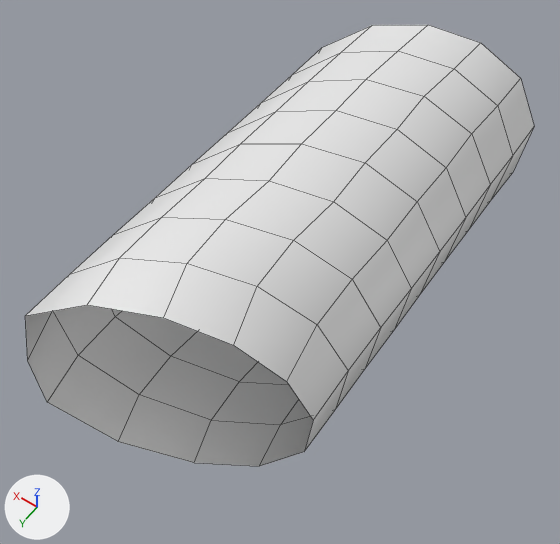
The OBJ model docs/meshes/body_auto.obj as it was, and as the next commit left it.
Rendered twice from a camera (50 mm lens) standing at (-0.598, 1.241, 1.285) and looking at (0.006, 0.396, -0.043). Lighting does not change. The marker at lower left points along +X, +Y and +Z. The first picture is the older version. Mesh edges are drawn as thin lines. Where no turn or scale is listed for an object, it has been applied to the vertices.

Script lines for the objects in view, before the commit:
```python
me_body_auto = bpy.data.meshes.new('body_auto')
me_body_auto.from_pydata(...)  # 108 vertices, 96 faces; spans x -0.272..0.272, y -0.253..0.89, z -0.28..0.28
ob_body_auto = bpy.data.objects.new('body_auto', me_body_auto)
ob_body_auto.location = (0.0, 0.0, 0.0)
```
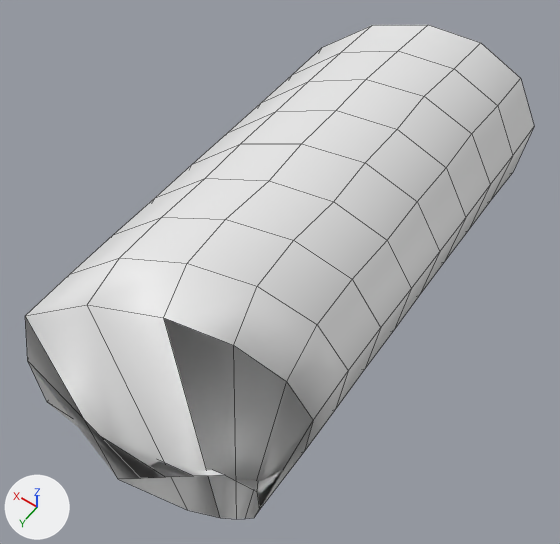
Boxes [x1, y1, x2, y2] around the edits, measured in the pictures (560 x 544 px):
'body_auto', reshaped (12% taller): before [25, 25, 534, 466]; after [25, 25, 534, 519]
part 1 of me_body_auto, added: after [25, 305, 313, 519]

What the commit changed:
me_body_auto is used by ob_body_auto; location (0.0, 0.0, 0.0).
me_body_auto had 108 vertices, 96 faces and spanned x -0.272..0.272, y -0.253..0.89, z -0.28..0.28.
me_body_auto now has 120 vertices, 108 faces and spans x -0.272..0.272, y -0.253..0.9, z -0.28..0.28.
Part 1, on me_body_auto:
12 vertices are added at x -0.272..0.062, y 0.844..0.9, z -0.265..0.056.
12 new faces join them.
